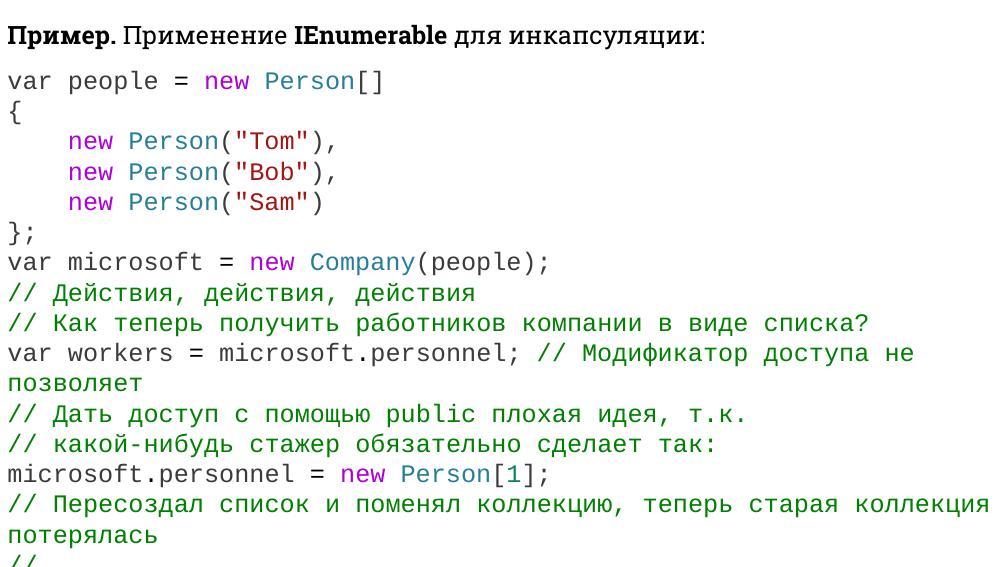
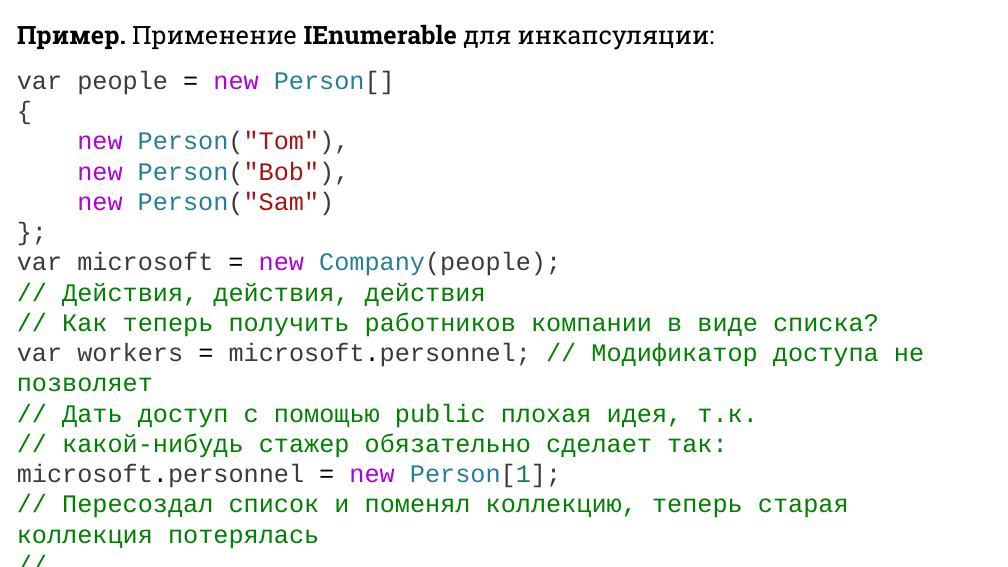
Before and after one commit to DaniilKlyukin/ITiP-2, a slide deck: slide 37 of Лекции/ИТиП 2 лек 4.pptx (slide 21 before the commit). Drawn at 1008x567 pixels with LibreOffice and Linux fonts; fonts in the diff are those of the drawing. Boxes give left, top, right and bottom in pixels: in the first picture for what was removed or moved away, otherwise in the second. Text is boxed around its words. In the diff, an @@ line names an element or a change of style, - is before the commit and + after.

```diff
--- a/Лекции/ИТиП 2 лек 4.pptx
+++ b/Лекции/ИТиП 2 лек 4.pptx
@@ text "Пример. Применение IEnumerable для инкапсуляции:" rewrapped from <box>7,24,990,549</box> to <box>17,24,924,549</box> @@
```
Also in this commit, not shown: 6 other slides changed, 20 slides added, 4 slides removed, 1 other file.
